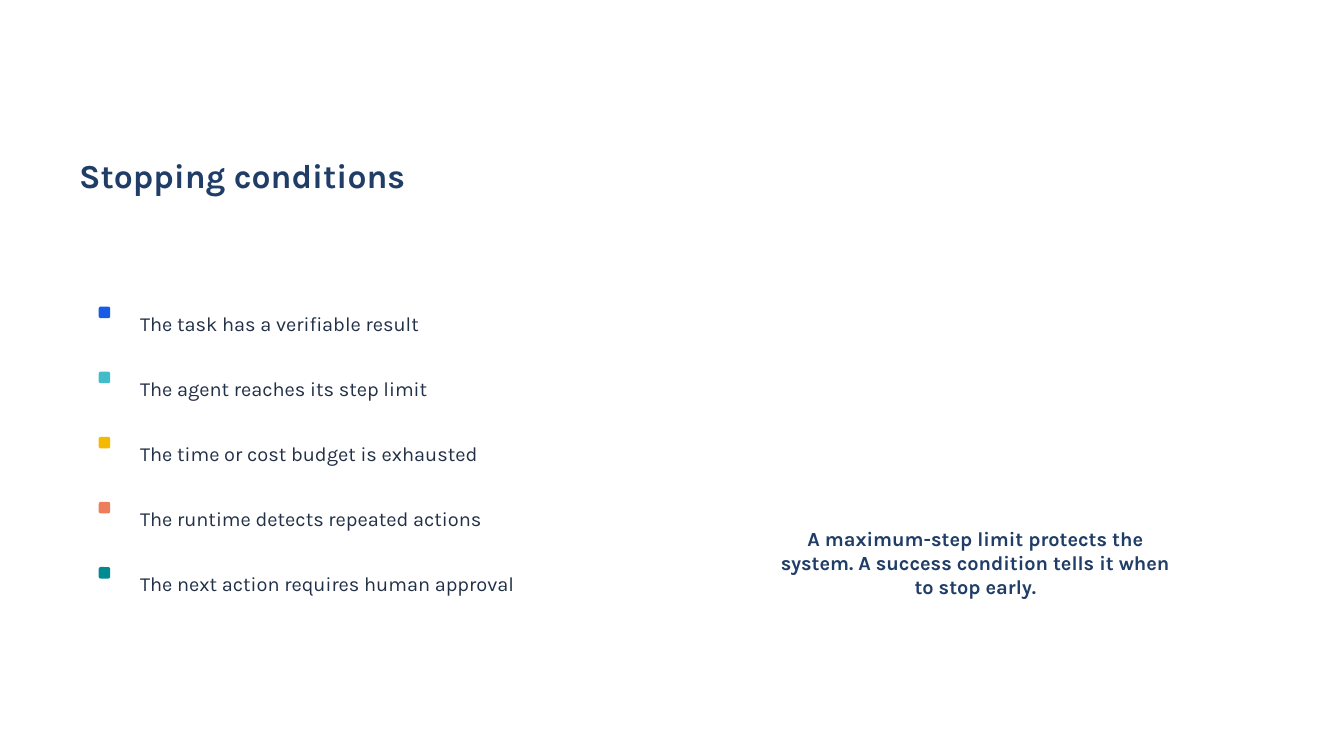
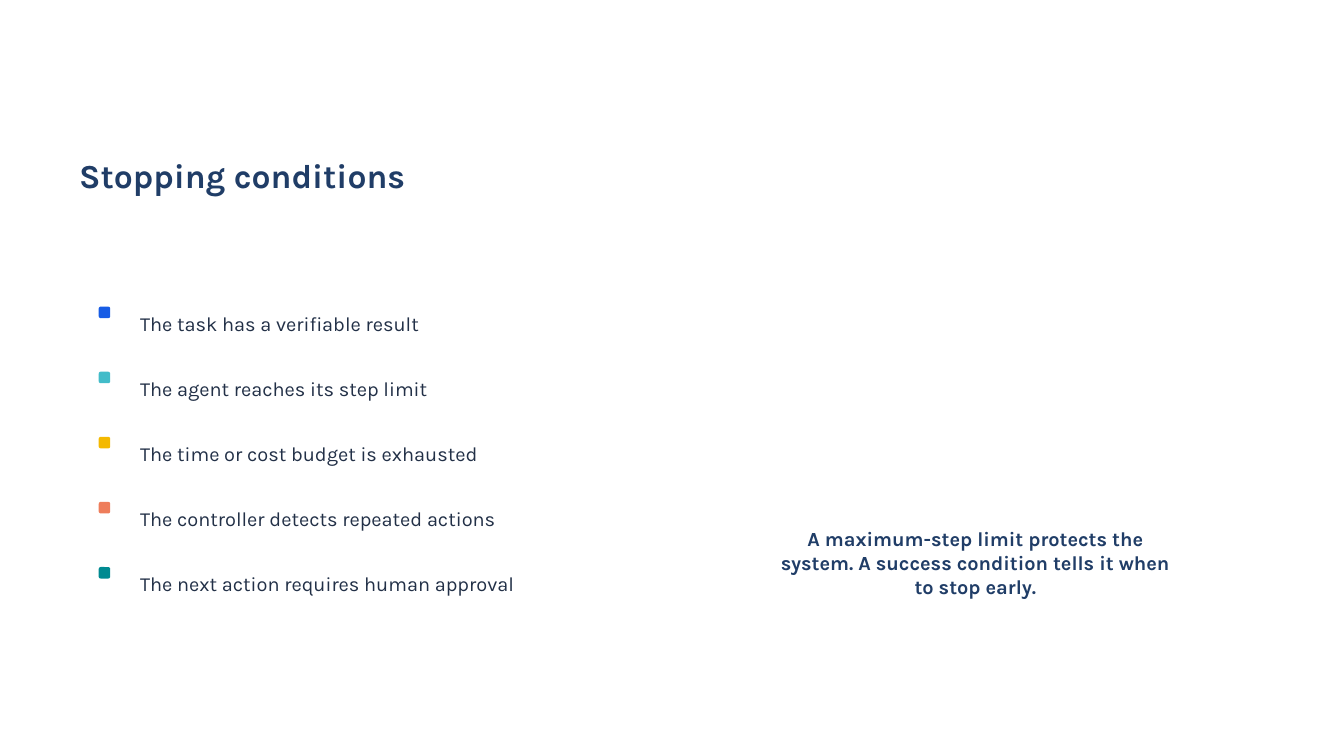
Before and after one commit to acceleratescience/hands-on-agentic-ai, a slide deck: slide 8 of slides/ai-agents.pptx (slide 12 before the commit). Drawn at 1344x756 pixels with LibreOffice and Linux fonts; fonts in the diff are those of the drawing; background and template pictures are left out. Boxes give left, top, right and bottom in pixels: in the first picture for what was removed or moved away, otherwise in the second. Text is boxed around its words. In the diff, an @@ line names an element or a change of style, - is before the commit and + after.

```diff
--- a/slides/ai-agents.pptx
+++ b/slides/ai-agents.pptx
@@ text at box(140, 512, 495, 531): text changed @@
-The runtime detects repeated actions
+The controller detects repeated actions
```
Also in this commit, not shown: 4 other slides changed, 8 slides removed.
